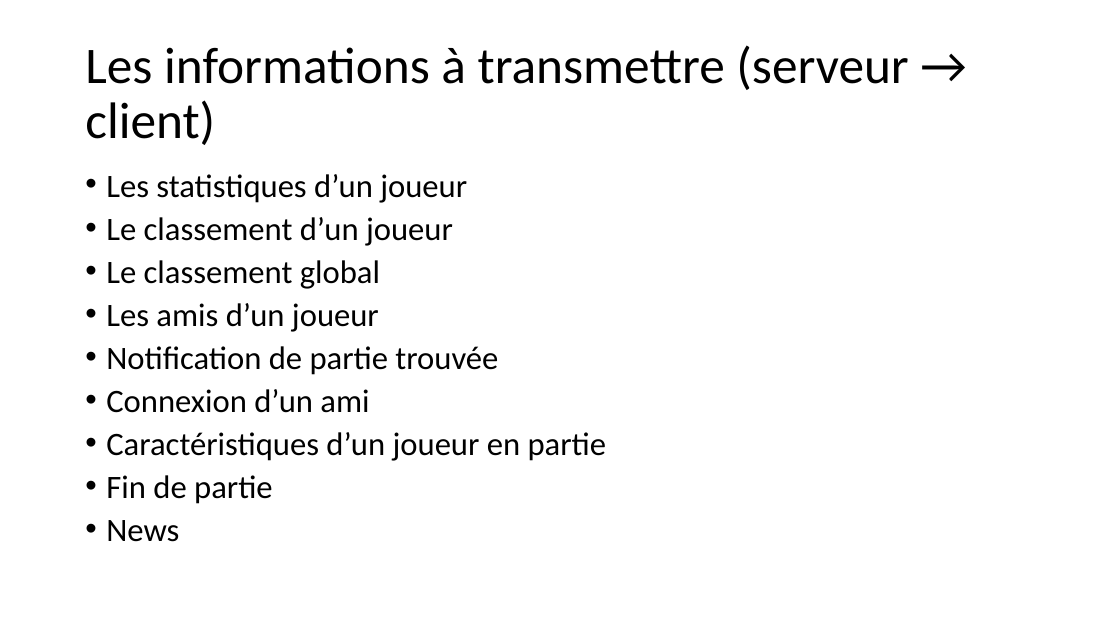
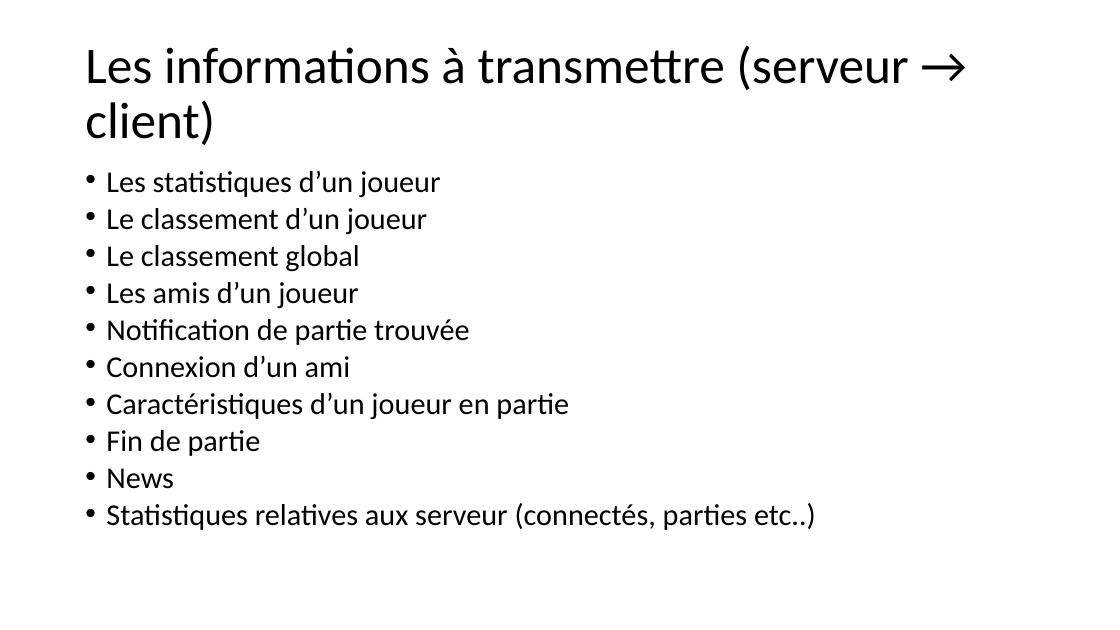
Before and after one commit to TheHiddenCodders/KangarooFighter, a slide deck: slide 4 of Recherches/Les paquets.pptx. Drawn at 1120x630 pixels with LibreOffice and Linux fonts; fonts in the diff are those of the drawing. Boxes give left, top, right and bottom in pixels: in the first picture for what was removed or moved away, otherwise in the second. Text is boxed around its words. In the diff, an @@ line names an element or a change of style, - is before the commit and + after.

```diff
--- a/Recherches/Les paquets.pptx
+++ b/Recherches/Les paquets.pptx
@@ text at <box>106,171,569,489</box>: size 28 to 25.9 pt in "Les statistiques d’un joueur", "Le classement d’un joueur", "Le classement global", "Les amis d’un joueur" and 5 more places; line spacing 0.8 to 0.7 @@
@@ text at <box>106,503,816,530</box>: paragraph added @@
+• Statistiques relatives aux serveur (connectés, parties etc..)
```
Also in this commit, not shown: 6 slides added, 42 other files.
